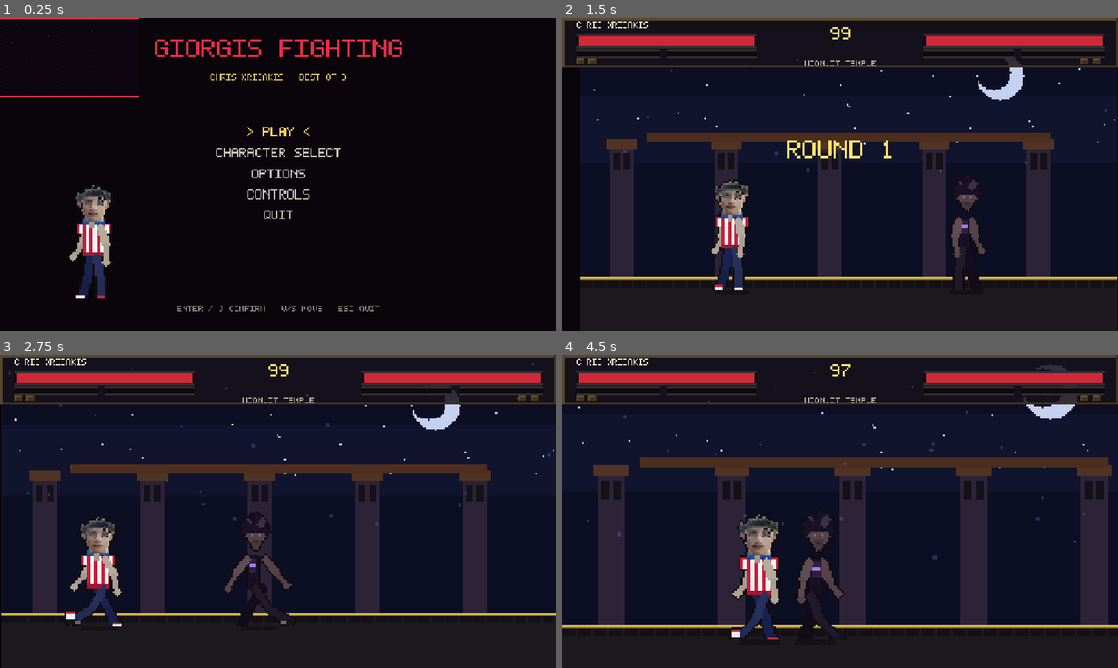
Above: before the commit, frames 1-4 (two rows, left to right).
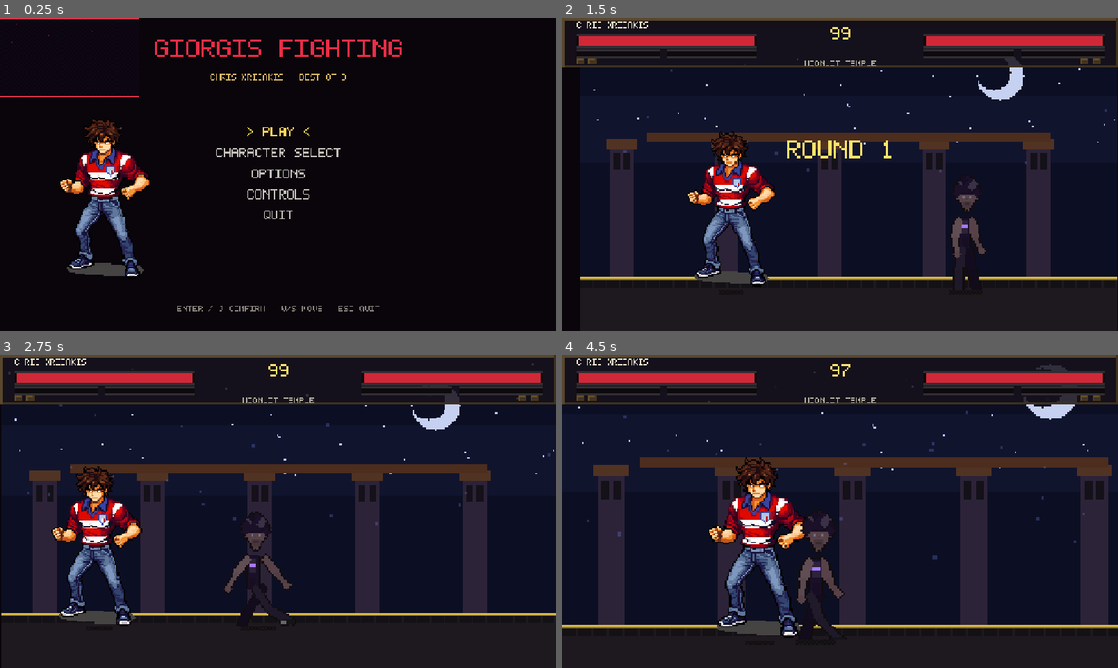
Above: after the commit, the same moments.

Repository: SirGiorgis/games
Game: Godot game, scene res://scenes/bootstrap.tscn
Two runs of this game, one before a commit and one after it. Both use one fixed random seed, a clock stepped at 60 frames per second and the inputs below.
Inputs (mouse positions are in pixels of both pictures, inside the frame that each line leads up to):
- Up to frame 1 (0.25 s): no input
- Up to frame 2 (1.5 s): tap Enter (menu_confirm) at 0.5 s; move the mouse to (962, 158) at 0.52 s; hold D (menu_right) from 0.53 s (still down); tap U (p1_block) at 0.6 s; click (962, 158) at 0.67 s; tap Space at 0.77 s; move the mouse to (728, 190) at 1.27 s; tap I (p1_grab) at 1.35 s
- Up to frame 3 (2.75 s): tap Space at 1.52 s; move the mouse to (333, 442) at 2.02 s; release D (menu_right) at 2.03 s; hold A (menu_left) from 2.03 s (still down); tap K (p1_heavy) at 2.1 s
- Up to frame 4 (4.5 s): move the mouse to (812, 574) at 2.77 s; release A (menu_left) at 2.78 s; hold D (menu_right) 2.78-4.28 s; tap J (p1_light) at 2.85 s; click (812, 574) at 2.92 s; tap Space at 3.02, 3.77 s; move the mouse to (1006, 558) at 3.52 s; tap L (p1_special) at 3.6 s; move the mouse to (673, 464) at 4.27 s; hold A (menu_left) from 4.28 s (still down); tap O (p1_ultimate) at 4.35 s

The runs differ from the first frame. In frame 1, 4.1% of the frame differs, in the area x 10-27%, y 32-90%; in frame 2, 4.0%; in frame 3, 4.2%; in frame 4, 5.3%, in the area x 26-44%, y 32-91%.

Commit message:
Use the uploaded pixel model as Chris Xrisakis.
Chris now renders from the 128px fighter sprite (gray backdrop keyed out) instead of the photo-puppet bake.

Co-authored-by: SirGiorgis <SirGiorgis@users.noreply.github.com>

Diff:
--- a/ashen-rite/data/characters/chris_xrisakis.json
+++ b/ashen-rite/data/characters/chris_xrisakis.json
@@ -2,27 +2,27 @@
   "id": "chris_xrisakis",
   "name": "Chris Xrisakis",
   "title": "Striker",
-  "description": "A skinny striker in a red-and-white striped kit with a blue collar. He fights like a through-ball: wait for the lane, then vanish onto it.",
-  "source_description": "Male fighter, skinny lean build, curly brown hair, red white striped football shirt, blue collar, black necklace, dark eyes.",
+  "description": "A skinny striker in a red-and-white striped kit, blue jeans, and a fighting stance. He fights like a through-ball: wait for the lane, then vanish onto it.",
+  "source_description": "Male fighter, skinny, curly brown hair, red white striped football shirt, blue jeans, dark sneakers.",
   "personality": "aggressive",
   "ai_profile": "rushdown",
   "gender": "male",
   "build": "lean",
-  "style": "kit",
+  "style": "model",
   "keep_outfit": true,
   "roster_order": 0,
   "height_scale": 1.04,
-  "width_scale": 0.78,
+  "width_scale": 0.92,
   "health": 880,
   "speed": 340,
   "jump": 610,
   "attack": 0.98,
   "defense": 0.82,
-  "skin": "#d2ae8a",
-  "hair": "#3a281c",
+  "skin": "#d4a07a",
+  "hair": "#5a3218",
   "outfit": "#c41e3a",
   "trim": "#f4f4f6",
-  "accent": "#1d4ea3",
+  "accent": "#3a6aa8",
   "eyes": "#241810",
   "special_id": "dash",
   "special_name": "Through Ball",
@@ -30,5 +30,5 @@
   "ultimate_id": "storm",
   "ultimate_name": "Injury Time",
   "ultimate_desc": "One last surge that hits like a stoppage-time winner.",
-  "reference_image": "res://data/characters/refs/chris.png"
+  "reference_image": "res://data/characters/refs/chris_model.png"
 }
--- a/ashen-rite/scripts/combat/fighter_visual.gd
+++ b/ashen-rite/scripts/combat/fighter_visual.gd
@@ -25,8 +25,11 @@
 	_sprite.texture_filter = CanvasItem.TEXTURE_FILTER_NEAREST
 	_sprite.centered = false
 	_sprite.texture = _tex("idle", 0)
-	_sprite.position = Vector2(-FW * SCALE / 2, -FH * SCALE)
-	_sprite.scale = Vector2(SCALE, SCALE)
+	var tw: int = _sprite.texture.get_width()
+	var th: int = _sprite.texture.get_height()
+	var sc: int = PixelFighterBake.MODEL_SCALE if tw >= 120 else PixelFighterBake.SCALE
+	_sprite.position = Vector2(-tw * sc / 2, -th * sc)
+	_sprite.scale = Vector2(sc, sc)
 	add_child(_sprite)
 	var sh := Sprite2D.new()
 	var simg := Pix.image(20, 6, Color(0, 0, 0, 0))
@@ -35,7 +38,7 @@
 	sh.texture_filter = CanvasItem.TEXTURE_FILTER_NEAREST
 	sh.centered = true
 	sh.position = Vector2(0, 4)
-	sh.scale = Vector2(SCALE, SCALE)
+	sh.scale = Vector2(sc, sc)
 	sh.z_index = -2
 	add_child(sh)
 
--- a/ashen-rite/scripts/pixel/pixel_fighter_bake.gd
+++ b/ashen-rite/scripts/pixel/pixel_fighter_bake.gd
@@ -6,8 +6,12 @@
 const W := 72
 const H := 96
 const SCALE := 4
+const MODEL_W := 128
+const MODEL_H := 128
+const MODEL_SCALE := 3
 
 static var _face_cache: Dictionary = {}
+static var _model_cache: Dictionary = {}
 
 
 static func bake(def: CharacterDef) -> Dictionary:
@@ -42,6 +46,10 @@
 
 
 static func _frame(def: CharacterDef, pose: String, f: int, n: int) -> ImageTexture:
+	if _is_model(def):
+		var canvas := Pix.image(MODEL_W, MODEL_H)
+		_paint_model(canvas, def, pose, f, n)
+		return Pix.tex(canvas)
 	var img := Pix.image(W, H)
 	_paint(img, def, pose, f, n)
 	Pix.outline(img, Color(0.07, 0.05, 0.06, 1))
@@ -49,7 +57,128 @@
 
 
 static func _is_kit(def: CharacterDef) -> bool:
-	return def.style == "kit" or def.id == "chris_xrisakis"
+	return def.style == "kit"
+
+
+static func _is_model(def: CharacterDef) -> bool:
+	return def.style == "model" or def.id == "chris_xrisakis"
+
+
+static func _paint_model(img: Image, def: CharacterDef, pose: String, f: int, n: int) -> void:
+	var sheet: Image = _model_sheet(def)
+	if sheet == null:
+		_paint(img, def, pose, f, n)
+		Pix.outline(img, Color(0.07, 0.05, 0.06, 1))
+		return
+	var u: float = float(f) / float(maxi(n - 1, 1))
+	var src: Image = sheet
+	var xoff: int = 0
+	var yoff: int = 0
+	match pose:
+		"idle":
+			yoff = int(round(sin(TAU * float(f) / float(n)) * 1.0))
+		"walk":
+			yoff = int(round(abs(sin(TAU * float(f) / float(n))) * 2.0))
+			xoff = int(round(sin(TAU * float(f) / float(n)) * 2.0))
+		"run":
+			yoff = int(round(abs(sin(TAU * float(f) / float(n))) * 3.0))
+			xoff = 4 + int(round(sin(TAU * float(f) / float(n)) * 3.0))
+		"jump":
+			yoff = -10 if u < 0.55 else -4
+			xoff = 2
+		"crouch":
+			src = _scale_img(sheet, 1.0, 0.78)
+			yoff = 2
+		"block":
+			xoff = -6
+			yoff = 1
+		"light", "clight":
+			xoff = int(round(smoothstep(0.0, 0.55, u) * 8.0))
+		"jlight":
+			xoff = int(round(u * 6.0))
+			yoff = -8
+		"heavy", "cheavy":
+			xoff = int(round(smoothstep(0.1, 0.65, u) * 12.0))
+		"jheavy":
+			xoff = int(round(u * 10.0))
+			yoff = -6
+		"special", "ultimate":
+			xoff = 8 + int(round(u * 10.0))
+			yoff = int(round(sin(u * PI) * -4.0))
+		"grab":
+			xoff = int(round(u * 7.0))
+		"hit":
+			xoff = 6 + f
+			yoff = 1
+		"knockdown", "defeat":
+			src = sheet.duplicate()
+			src.rotate_90(ClockDirection.CLOCKWISE)
+			yoff = 8 + mini(f, 2)
+			xoff = -10
+		"victory":
+			yoff = int(f % 2) * -2
+			xoff = 2
+	_blit_sheet(img, src, xoff, yoff)
+	if pose in ["special", "ultimate"]:
+		_smear(img, MODEL_W / 2 + xoff, MODEL_H - 40, def.accent, f)
+
+
+static func _scale_img(src: Image, sx: float, sy: float) -> Image:
+	var nw: int = maxi(1, int(round(float(src.get_width()) * sx)))
+	var nh: int = maxi(1, int(round(float(src.get_height()) * sy)))
+	var out := src.duplicate()
+	out.resize(nw, nh, Image.INTERPOLATE_NEAREST)
+	return out
+
+
+static func _blit_sheet(dst: Image, src: Image, xoff: int, yoff: int) -> void:
+	var dw: int = dst.get_width()
+	var dh: int = dst.get_height()
+	var sw: int = src.get_width()
+	var sh: int = src.get_height()
+	var ox: int = (dw - sw) / 2 + xoff
+	var oy: int = dh - sh - 2 + yoff
+	for y in sh:
+		for x in sw:
+			var c: Color = src.get_pixel(x, y)
+			if c.a < 0.4:
+				continue
+			Pix.put(dst, ox + x, oy + y, c)
+
+
+static func _model_sheet(def: CharacterDef) -> Image:
+	if _model_cache.has(def.id):
+		return _model_cache[def.id]
+	var path: String = def.reference_image
+	if path.is_empty():
+		path = "res://data/characters/refs/chris_model.png"
+	var src: Image = CharacterForge._load_image(path)
+	if src == null:
+		_model_cache[def.id] = null
+		return null
+	src.convert(Image.FORMAT_RGBA8)
+	for y in src.get_height():
+		for x in src.get_width():
+			var c: Color = src.get_pixel(x, y)
+			if _is_model_bg(c):
+				src.set_pixel(x, y, Color(0, 0, 0, 0))
+	var used: Rect2i = src.get_used_rect()
+	if used.size.x < 4 or used.size.y < 4:
+		_model_cache[def.id] = src
+		return src
+	var trimmed: Image = src.get_region(used)
+	_model_cache[def.id] = trimmed
+	return trimmed
+
+
+static func _is_model_bg(c: Color) -> bool:
+	if c.a < 0.08:
+		return true
+	var lum: float = c.get_luminance()
+	# flat gray studio backdrop on the uploaded sprite
+	if c.s < 0.08 and lum > 0.36 and lum < 0.68:
+		return true
+	return false
 
 
 static func _paint(img: Image, def: CharacterDef, pose: String, f: int, n: int) -> void:
--- a/ashen-rite/scripts/ui/character_select.gd
+++ b/ashen-rite/scripts/ui/character_select.gd
@@ -36,7 +36,7 @@
 	_preview = Sprite2D.new()
 	_preview.texture_filter = CanvasItem.TEXTURE_FILTER_NEAREST
 	_preview.centered = false
-	_preview.scale = Vector2(4, 4)
+	_preview.scale = Vector2(3, 3)
 	_preview.position = Vector2(48, 300)
 	add_child(_preview)
 	_info = PixelUI.label_at(self, "", Vector2(360, 280), 2, Color(0.92, 0.9, 0.86), 42)
@@ -136,3 +136,5 @@
 	], 2, Color(0.7, 0.85, 0.9), 50)
 	var frames: Dictionary = PixelFighterBake.bake(def)
 	_preview.texture = frames["idle"][0]
+	var sc: float = 3.0 if _preview.texture.get_width() >= 120 else 4.0
+	_preview.scale = Vector2(sc, sc)
--- a/ashen-rite/scripts/ui/main_menu.gd
+++ b/ashen-rite/scripts/ui/main_menu.gd
@@ -27,8 +27,9 @@
 	_preview.texture = frames["idle"][0]
 	_preview.texture_filter = CanvasItem.TEXTURE_FILTER_NEAREST
 	_preview.centered = false
-	_preview.scale = Vector2(4, 4)
-	_preview.position = Vector2(70, 260)
+	var sc: float = 3.0 if _preview.texture.get_width() >= 120 else 4.0
+	_preview.scale = Vector2(sc, sc)
+	_preview.position = Vector2(48, 220)
 	add_child(_preview)
 	_refresh()
 	AudioDirector.play_music("menu")
Binary file added: ashen-rite/data/characters/refs/chris_model.png
